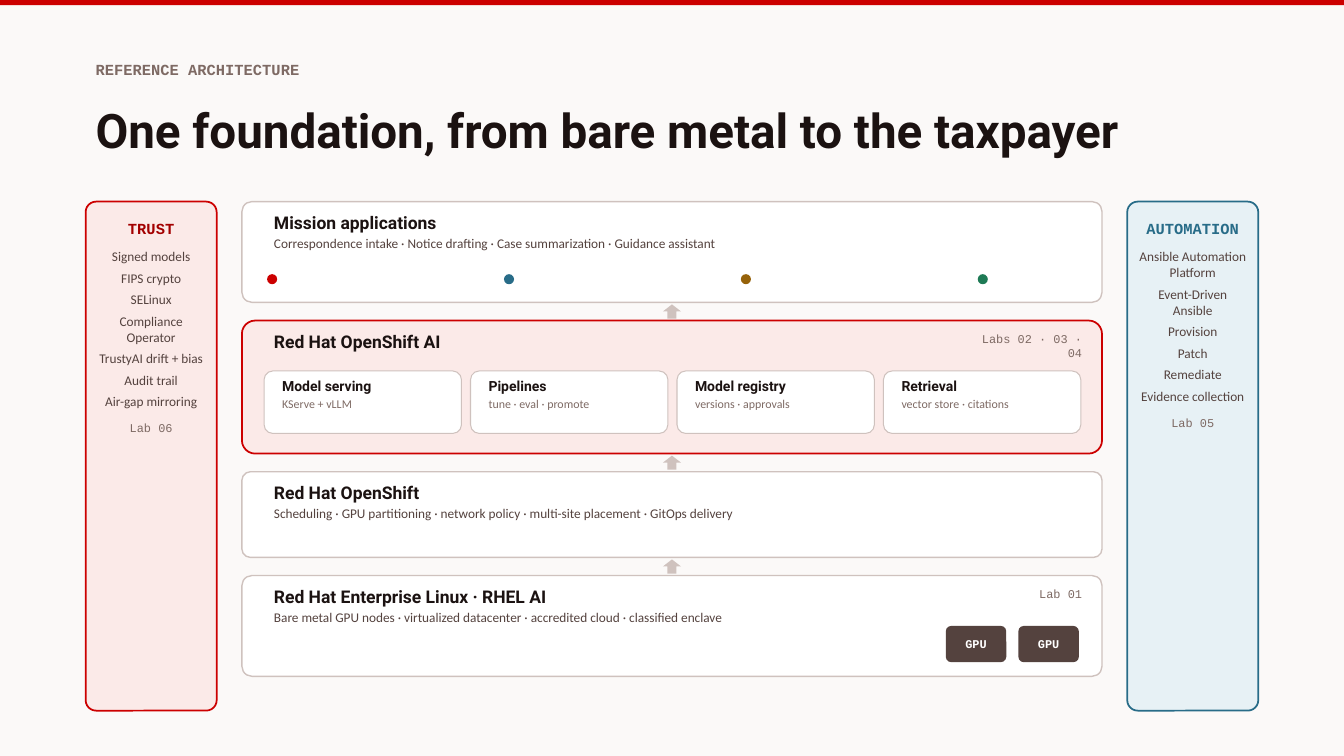
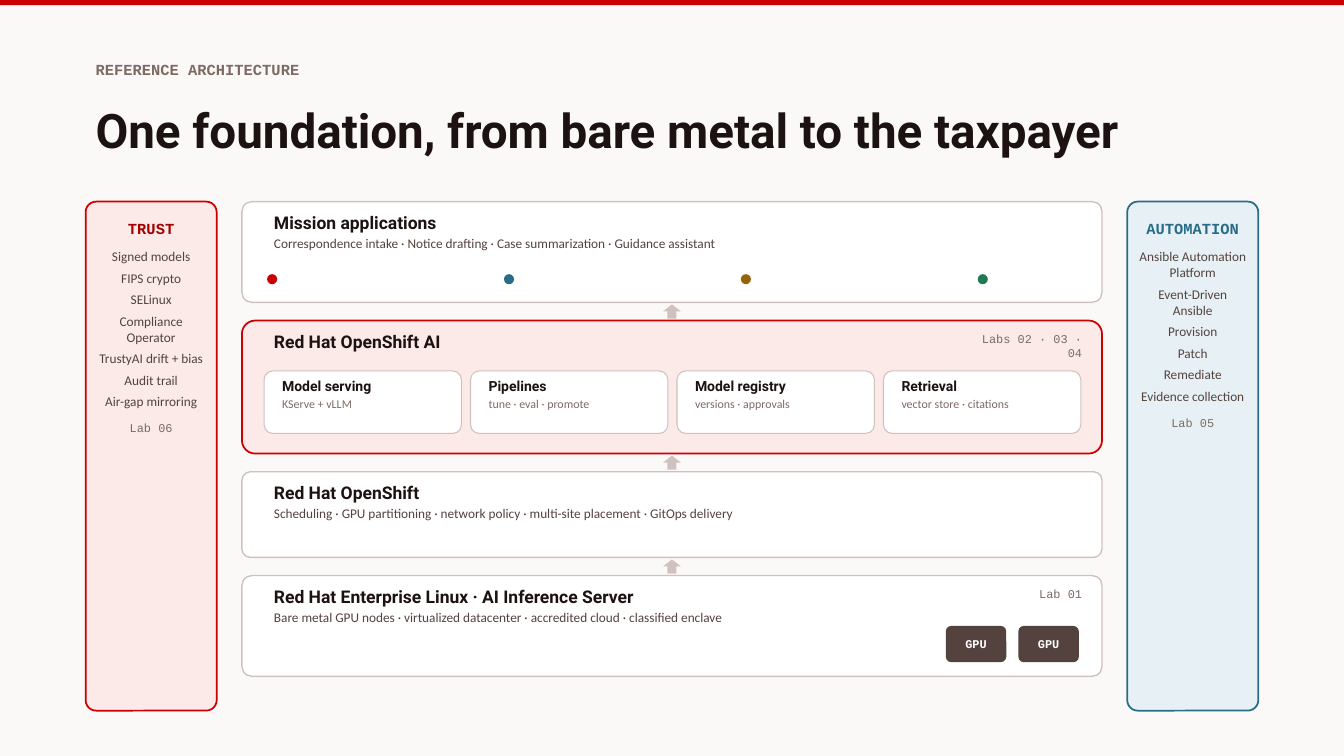
Before and after one commit to nommsweyMX/redhat-ai-tax-labs, a slide deck: slide 5 of slides/exports/redhat-ai-tax-administration.pptx. Drawn at 1344x756 pixels with LibreOffice and Linux fonts; fonts in the diff are those of the drawing. Boxes give left, top, right and bottom in pixels: in the first picture for what was removed or moved away, otherwise in the second. Text is boxed around its words. In the diff, an @@ line names an element or a change of style, - is before the commit and + after.

```diff
--- a/slides/exports/redhat-ai-tax-administration.pptx
+++ b/slides/exports/redhat-ai-tax-administration.pptx
@@ text at <box>274,589,633,607</box>: text changed @@
-Red Hat Enterprise Linux · RHEL AI
+Red Hat Enterprise Linux · AI Inference Server
```
Also in this commit, not shown: 6 other slides changed, 7 other files.
